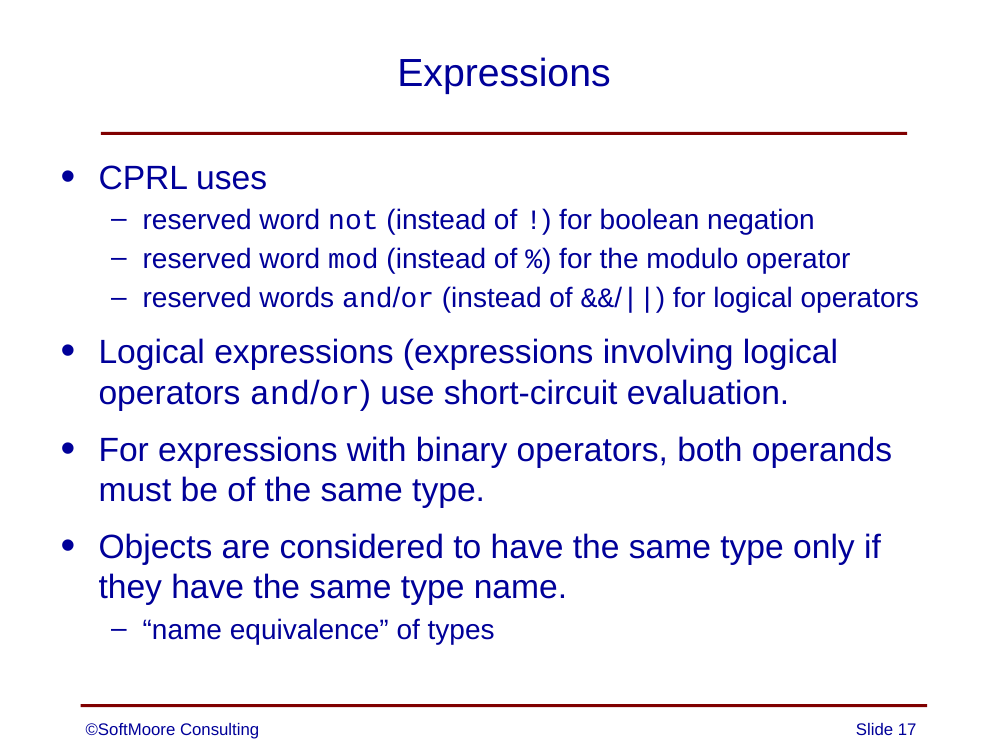
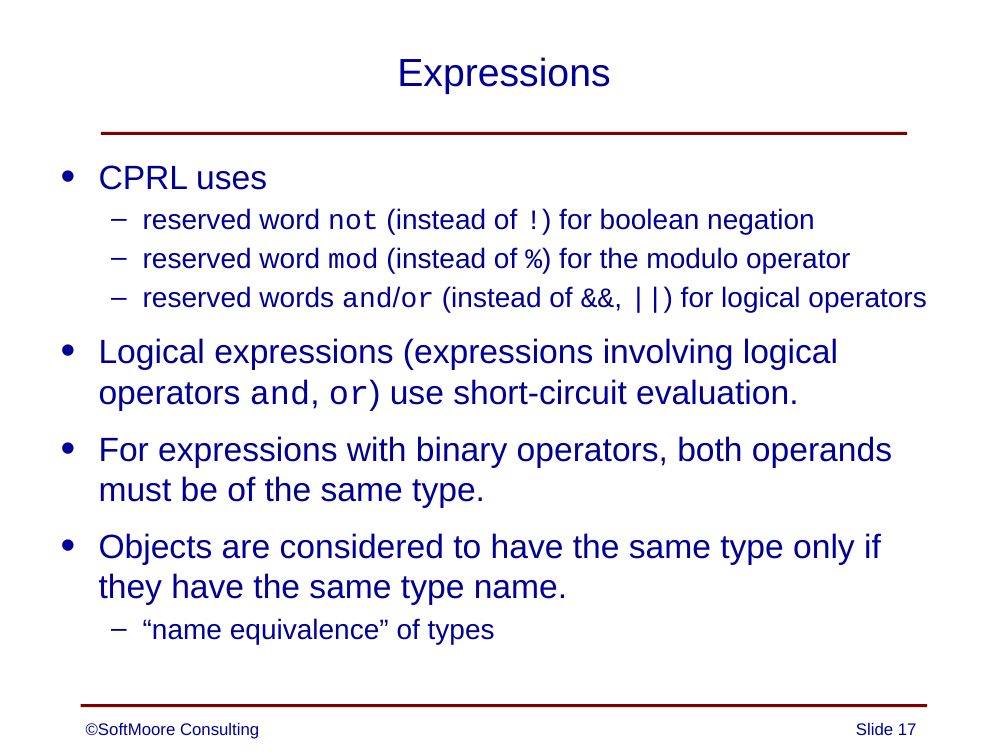
Before and after one commit to SoftMoore/CPRL-Java-3rd, a slide deck: slide 17 of PowerPoints/04 - Definition of CPRL.pptx. Drawn at 1008x756 pixels with LibreOffice and Linux fonts; fonts in the diff are those of the drawing. Boxes give left, top, right and bottom in pixels: in the first picture for what was removed or moved away, otherwise in the second. Text is boxed around its words. In the diff, an @@ line names an element or a change of style, - is before the commit and + after.

```diff
--- a/PowerPoints/04 - Definition of CPRL.pptx
+++ b/PowerPoints/04 - Definition of CPRL.pptx
@@ text at [99, 286, 926, 411]: text changed @@
-  – reserved words and/or (instead of &&/||) for logical operators
-• Logical expressions (expressions involving logical operators and/or) use short-circuit evaluation.
+  – reserved words and/or (instead of &&, ||) for logical operators
+• Logical expressions (expressions involving logical operators and, or) use short-circuit evaluation.
```
Also in this commit, not shown: 3 other slides changed, 2 other files.
